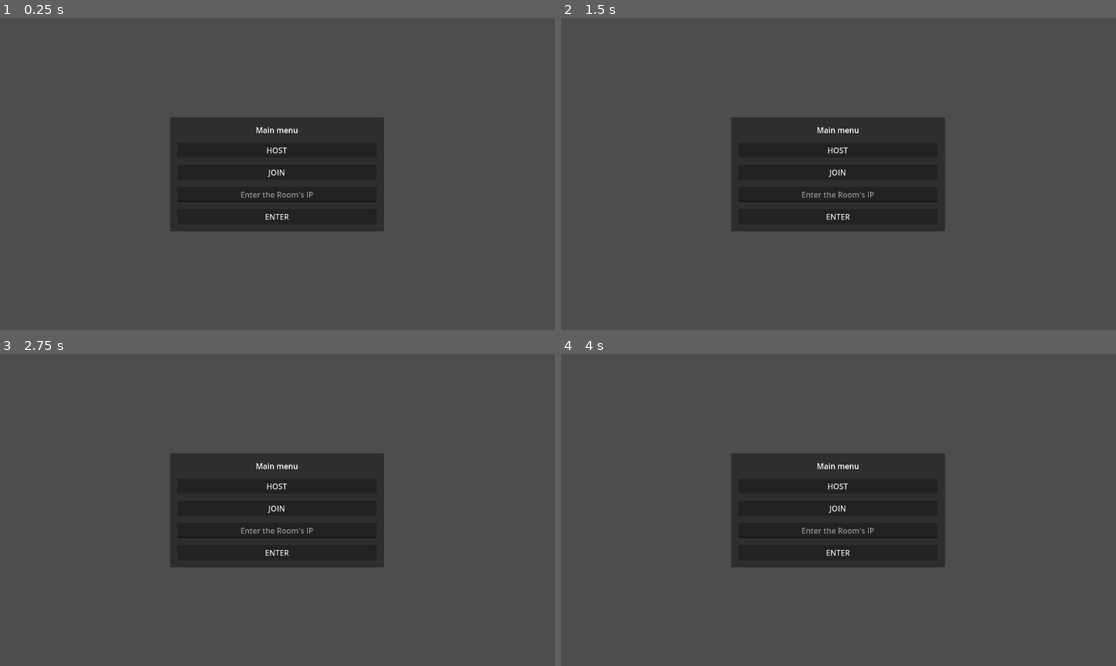
Above: before the commit, frames 1-4 (two rows, left to right).
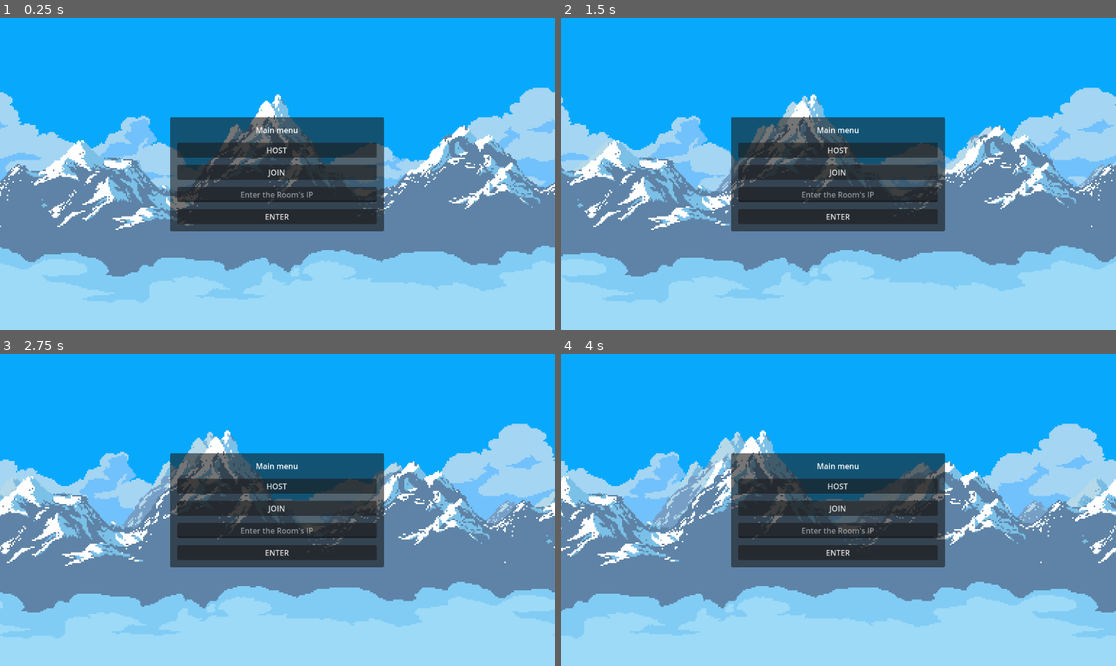
Above: after the commit, the same moments.

Repository: MilDevelop/dynamic-attack
Game: Godot game, scene res://World/main.tscn
Two runs of this game, one before a commit and one after it. Both use one fixed random seed, a clock stepped at 60 frames per second and the inputs below. The engine's default icon, where the game draws it, is replaced by a stand-in: a white triangle on a blue panel in a dark square.
Inputs (mouse positions are in pixels of both pictures, inside the frame that each line leads up to):
- Up to frame 1 (0.25 s): no input
- Up to frame 2 (1.5 s): tap Enter (ui_accept) at 0.5, 0.77 s; move the mouse to (960, 158) at 0.52 s; hold Shift (sit) 0.53-1.28 s; hold D (ui_right) from 0.53 s (still down); move the mouse to (727, 189) at 1.27 s; right-click (727, 189) at 1.35 s
- Up to frame 3 (2.75 s): tap Enter (ui_accept) at 1.52 s; tap Shift (sit) at 1.55 s; move the mouse to (333, 441) at 2.02 s; release D (ui_right) at 2.03 s; hold A (ui_left) from 2.03 s (still down); hold Shift (sit) from 2.03 s (still down); click (333, 441) at 2.1 s
- Up to frame 4 (4 s): move the mouse to (810, 572) at 2.77 s; release A (ui_left) at 2.78 s; release Shift (sit) at 2.78 s; hold D (ui_right) from 2.78 s (still down); tap Shift (sit) at 2.85 s; tap Enter (ui_accept) at 3.02, 3.77 s; move the mouse to (1005, 556) at 3.52 s; hold Shift (sit) from 3.53 s (still down)

The runs differ from the first frame. In frame 1, 95% of the frame differs, in the area x 0-100%, y 0-100%; in frame 2, 95%; in frame 3, 95%; in frame 4, 95%.

Commit message:
New menu background

Diff:
--- a/Menu and Connection/control.gd
+++ b/Menu and Connection/control.gd
@@ -52,6 +52,7 @@
 	multiplayer.peer_disconnected.connect(_remove_player)
 	_add_player()
 	UPnP_setup()
+	$ParallaxBackground.visible = false
 	Paralax.visible = true
 	Game.visible = true
 	ctr.visible = false
@@ -72,7 +73,7 @@
 func UPnP_setup():
 	var UPnP = UPNP.new()
 	var discover_result = UPnP.discover()
-	if (UPnP.get_gateway() and UPnP.get_gateway().is_valid_gateway() or discover_result == UPNP.UPNP_RESULT_SUCCESS) == false:
+	if (UPnP.get_gateway() and UPnP.get_gateway().is_valid_gateway() or discover_result != UPNP.UPNP_RESULT_SUCCESS) == false:
 		var ip
 		for address in IP.get_local_addresses():
 			if (address.split('.')[0] == "192"):
--- a/Menu and Connection/control.tscn
+++ b/Menu and Connection/control.tscn
@@ -1,7 +1,13 @@
-[gd_scene load_steps=3 format=3 uid="uid://2ldlmdimw64p"]
+[gd_scene load_steps=9 format=3 uid="uid://2ldlmdimw64p"]
 
 [ext_resource type="Script" path="res://Menu and Connection/control.gd" id="1_omsry"]
 [ext_resource type="PackedScene" uid="uid://c3psn3meyx04p" path="res://Player/player.tscn" id="2_y7rsr"]
+[ext_resource type="Script" path="res://Menu and Connection/parallax_background.gd" id="3_5rlen"]
+[ext_resource type="Texture2D" uid="uid://ytylutwrwxv1" path="res://Textures/Glacial-mountains-parallax-background_vnitti/Layers/sky.png" id="3_uhqkt"]
+[ext_resource type="Texture2D" uid="uid://c2fsrcp8qxcq2" path="res://Textures/Glacial-mountains-parallax-background_vnitti/Layers/clouds_bg.png" id="4_j7tbj"]
+[ext_resource type="Texture2D" uid="uid://cwfsg8ifq7l4d" path="res://Textures/Glacial-mountains-parallax-background_vnitti/Layers/glacial_mountains_lightened.png" id="5_4rqp7"]
+[ext_resource type="Texture2D" uid="uid://cfhrgcnmcrrec" path="res://Textures/Glacial-mountains-parallax-background_vnitti/Layers/glacial_mountains.png" id="6_wm4ty"]
+[ext_resource type="Texture2D" uid="uid://rbwjtjsf3xwb" path="res://Textures/Glacial-mountains-parallax-background_vnitti/Layers/clouds_mg_2.png" id="8_yf3tp"]
 
 [node name="Control" type="Control"]
 layout_mode = 3
@@ -59,6 +65,54 @@
 layout_mode = 2
 text = "ENTER"
 
+[node name="ParallaxBackground" type="ParallaxBackground" parent="."]
+script = ExtResource("3_5rlen")
+
+[node name="ParallaxLayer1" type="ParallaxLayer" parent="ParallaxBackground"]
+motion_mirroring = Vector2(1151, 0)
+
+[node name="Sky" type="Sprite2D" parent="ParallaxBackground/ParallaxLayer1"]
+position = Vector2(576, 328)
+scale = Vector2(2.9987, 3.05092)
+texture = ExtResource("3_uhqkt")
+
+[node name="ParallaxLayer" type="ParallaxLayer" parent="ParallaxBackground"]
+motion_scale = Vector2(0.25, 0)
+motion_mirroring = Vector2(1152, 0)
+
+[node name="CloudsBg" type="Sprite2D" parent="ParallaxBackground/ParallaxLayer"]
+position = Vector2(576, 332)
+scale = Vector2(3.00065, 3.06597)
+texture = ExtResource("4_j7tbj")
+
+[node name="ParallaxLayer2" type="ParallaxLayer" parent="ParallaxBackground"]
+motion_scale = Vector2(0.8, 1)
+motion_mirroring = Vector2(1154, 0)
+
+[node name="GlacialMountainsLightened" type="Sprite2D" parent="ParallaxBackground/ParallaxLayer2"]
+position = Vector2(577.75, 331)
+scale = Vector2(3.0013, 3.01852)
+texture = ExtResource("5_4rqp7")
+
+[node name="ParallaxLayer3" type="ParallaxLayer" parent="ParallaxBackground"]
+motion_scale = Vector2(0.6, 1)
+motion_mirroring = Vector2(1153, 0)
+
+[node name="GlacialMountains" type="Sprite2D" parent="ParallaxBackground/ParallaxLayer3"]
+position = Vector2(575.251, 330)
+scale = Vector2(3.00911, 3.0463)
+texture = ExtResource("6_wm4ty")
+
+[node name="ParallaxLayer5" type="ParallaxLayer" parent="ParallaxBackground"]
+position = Vector2(0, 3.05176e-05)
+scale = Vector2(1, 1)
+motion_mirroring = Vector2(1151, 0)
+
+[node name="CloudsMg2" type="Sprite2D" parent="ParallaxBackground/ParallaxLayer5"]
+position = Vector2(576.5, 331)
+scale = Vector2(2.99739, 3.02778)
+texture = ExtResource("8_yf3tp")
+
 [connection signal="pressed" from="CanvasLayer/MainMenu/MarginContainer/VBoxContainer/Host" to="." method="_on_host_pressed"]
 [connection signal="pressed" from="CanvasLayer/MainMenu/MarginContainer/VBoxContainer/Join" to="." method="_on_join_pressed"]
 [connection signal="pressed" from="CanvasLayer/MainMenu/MarginContainer/VBoxContainer/Enter" to="." method="_on_enter_pressed"]
--- /dev/null
+++ b/Menu and Connection/parallax_background.gd
@@ -0,0 +1,9 @@
+extends ParallaxBackground
+
+var speed = 70
+
+func _ready() -> void:
+	pass
+
+func _process(delta: float) -> void:
+	scroll_offset.x -= delta * speed
